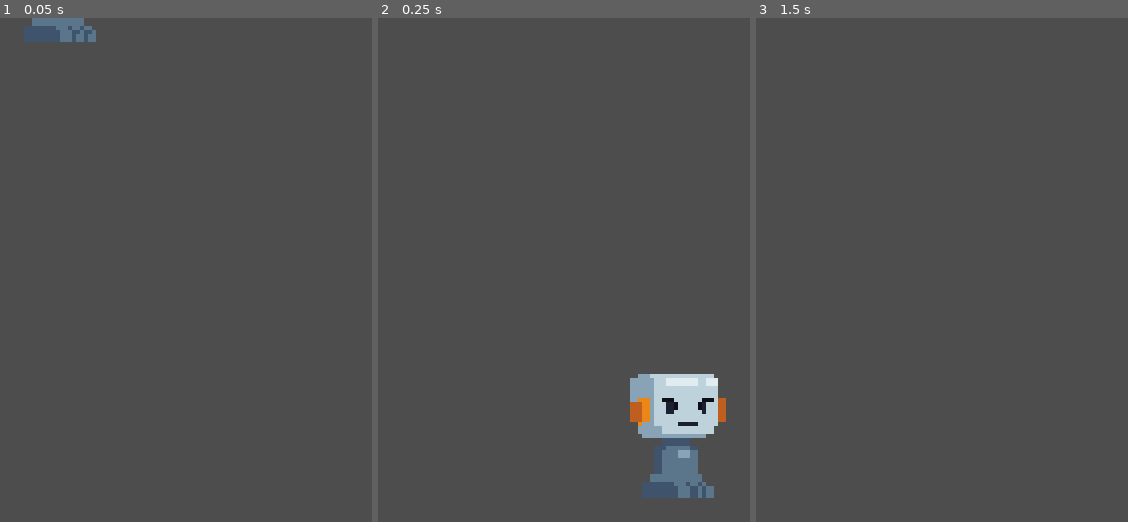
Above: before the commit, frames 1-3 (left to right).
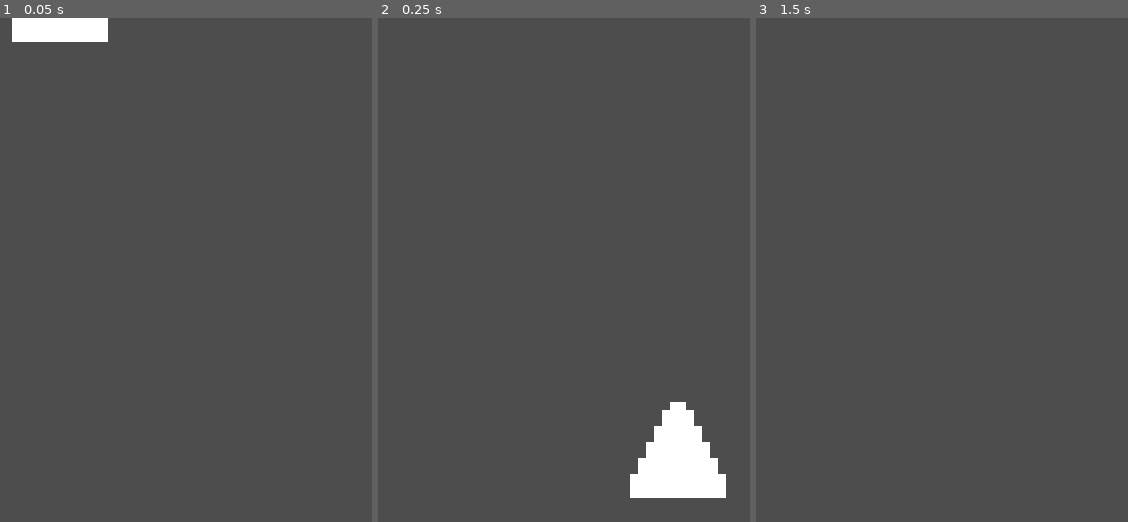
Above: after the commit, the same moments.

Repository: kuma-gee/my-first-game
Game: Godot game, scene res://enemy.tscn
Two runs of this game, one before a commit and one after it. Both use one fixed random seed, a clock stepped at 60 frames per second and the inputs below. This scene is started directly instead of the project's main scene.
Inputs:
- Up to frame 1 (0.05 s): no input
- Up to frame 2 (0.25 s): no input
- Up to frame 3 (1.5 s): hold D (move_right) from 0.53 s (still down); tap Space (jump) at 0.77 s; tap Enter at 1.25 s

The runs differ from the first frame. In frame 1, 1.2% of the frame differs, in the area x 3-30%, y 0-5%; in frame 2, 5.5%, in the area x 67-94%, y 70-96%; in frame 3, nothing differs.

Commit message:
fix: remove score and enemies after leaving screen

Diff:
--- a/GameManager.gd
+++ b/GameManager.gd
@@ -1,6 +1,6 @@
 extends Node
 
-var restarts = 8
+var restarts = 0
 
 func unlocked_better_graphics():
 	return restarts > 7
--- a/enemy.gd
+++ b/enemy.gd
@@ -42,3 +42,7 @@
 func _on_hit_box_body_entered(body):
 	var pos = body.global_position + Vector2.UP * 10
 	body.damage(global_position.direction_to(pos))
+
+
+func _on_visible_on_screen_notifier_2d_screen_exited():
+	queue_free()
--- a/enemy.tscn
+++ b/enemy.tscn
@@ -80,4 +80,9 @@
 "": SubResource("AnimationLibrary_vao2g")
 }
 
+[node name="VisibleOnScreenNotifier2D" type="VisibleOnScreenNotifier2D" parent="."]
+position = Vector2(0, -11)
+scale = Vector2(0.6, 0.6)
+
 [connection signal="body_entered" from="HitBox" to="." method="_on_hit_box_body_entered"]
+[connection signal="screen_exited" from="VisibleOnScreenNotifier2D" to="." method="_on_visible_on_screen_notifier_2d_screen_exited"]
--- a/score.gd
+++ b/score.gd
@@ -5,6 +5,9 @@
 
 @onready var rect := $Area2D/CollisionShape2D/Rect
 @onready var coin := $Area2D/CollisionShape2D/Coin
+@onready var area := $Area2D
+@onready var collision := $Area2D/CollisionShape2D
+@onready var sound := $PickupSound
 
 var gravity = Vector2.DOWN * 30
 
@@ -23,5 +26,10 @@
 
 func _on_area_2d_body_entered(body):
 	body.increase_score()
-	hide()
-	$PickupSound.play()
+	sound.play()
+	area.hide()
+	collision.set_deferred("disabled", true)
+
+
+func _on_visible_on_screen_notifier_2d_screen_exited():
+	queue_free()
--- a/score.tscn
+++ b/score.tscn
@@ -109,5 +109,8 @@
 position = Vector2(0, -1)
 shape = SubResource("RectangleShape2D_8pk8i")
 
+[node name="VisibleOnScreenNotifier2D" type="VisibleOnScreenNotifier2D" parent="."]
+
 [connection signal="body_entered" from="Area2D" to="." method="_on_area_2d_body_entered"]
 [connection signal="finished" from="PickupSound" to="." method="_on_pickup_sound_finished"]
+[connection signal="screen_exited" from="VisibleOnScreenNotifier2D" to="." method="_on_visible_on_screen_notifier_2d_screen_exited"]
